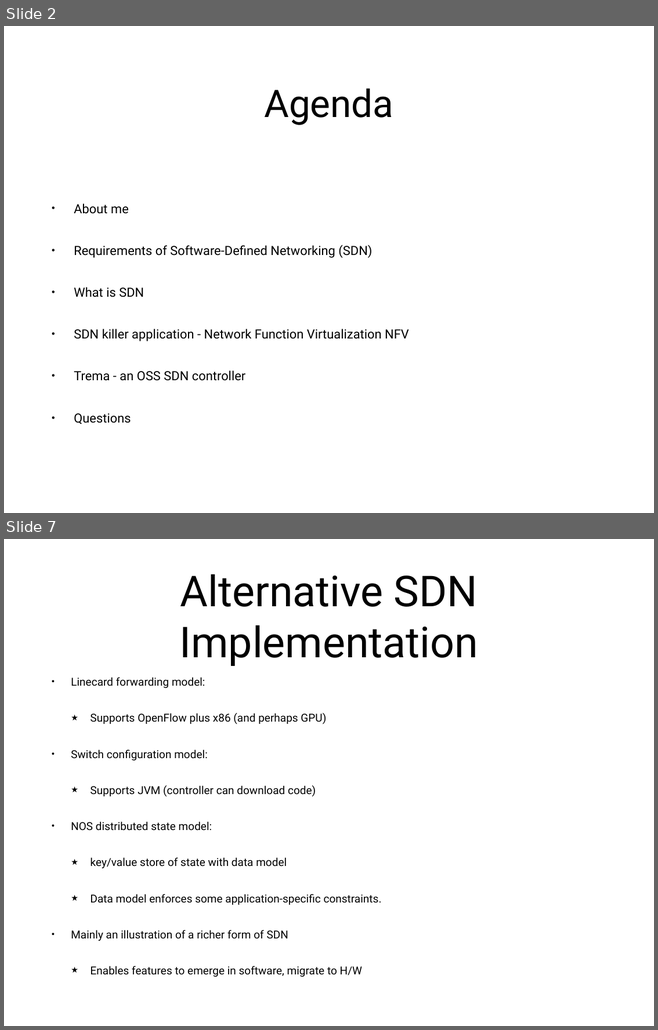
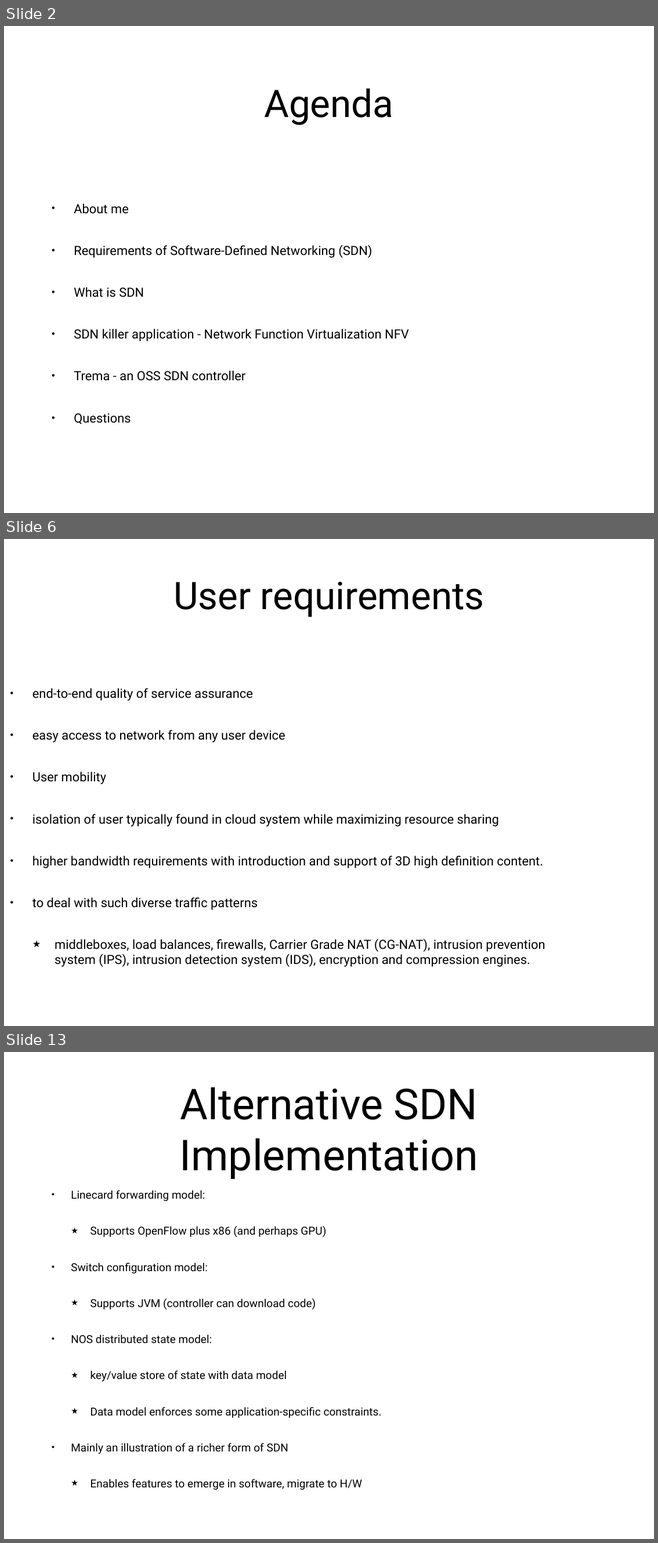
Before and after one commit to nickkaranatsios/ruby-utils, a slide deck: docs/sdn-lecture-notes.pptx. Shown one above the other, each under a label of ours: slides 2 and 7 before the commit, slides 2, 6 and 13 after it; the slides between them are not shown. The pictures are 658x1030 and 658x1543 pixels, drawn with LibreOffice and Linux fonts; fonts in the diff are those of the drawing. Boxes give left, top, right and bottom in pixels: in the first picture for what was removed or moved away, otherwise in the second. Text is boxed around its words. In the diff, an @@ line names an element or a change of style, - is before the commit and + after.

```diff
--- a/docs/sdn-lecture-notes.pptx
+++ b/docs/sdn-lecture-notes.pptx
@@ slide 6 added at (4, 539, 654, 1026), background #FFFFFF @@
@@ title added at (173, 581, 484, 617), 60 pt, text #000000 @@
+User requirements
@@ text added at (32, 688, 545, 967), 20 pt, text #000000 @@
+• end-to-end quality of service assurance
+• easy access to network from any user device
+• User mobility
+• isolation of user typically found in cloud system while maximizing resource sharing
+• higher bandwidth requirements with introduction and support of 3D high definition content.
+• to deal with such diverse traffic patterns
+  ★ middleboxes, load balances, firewalls, Carrier Grade NAT (CG-NAT), intrusion prevention system (IPS), intrusion detection system (IDS), encryption and compression engines.
@@ what was slide 7 is now slide 13 @@
```
Also in this commit, not shown: 4 slides changed, 7 other slides added, 2 slides removed.
